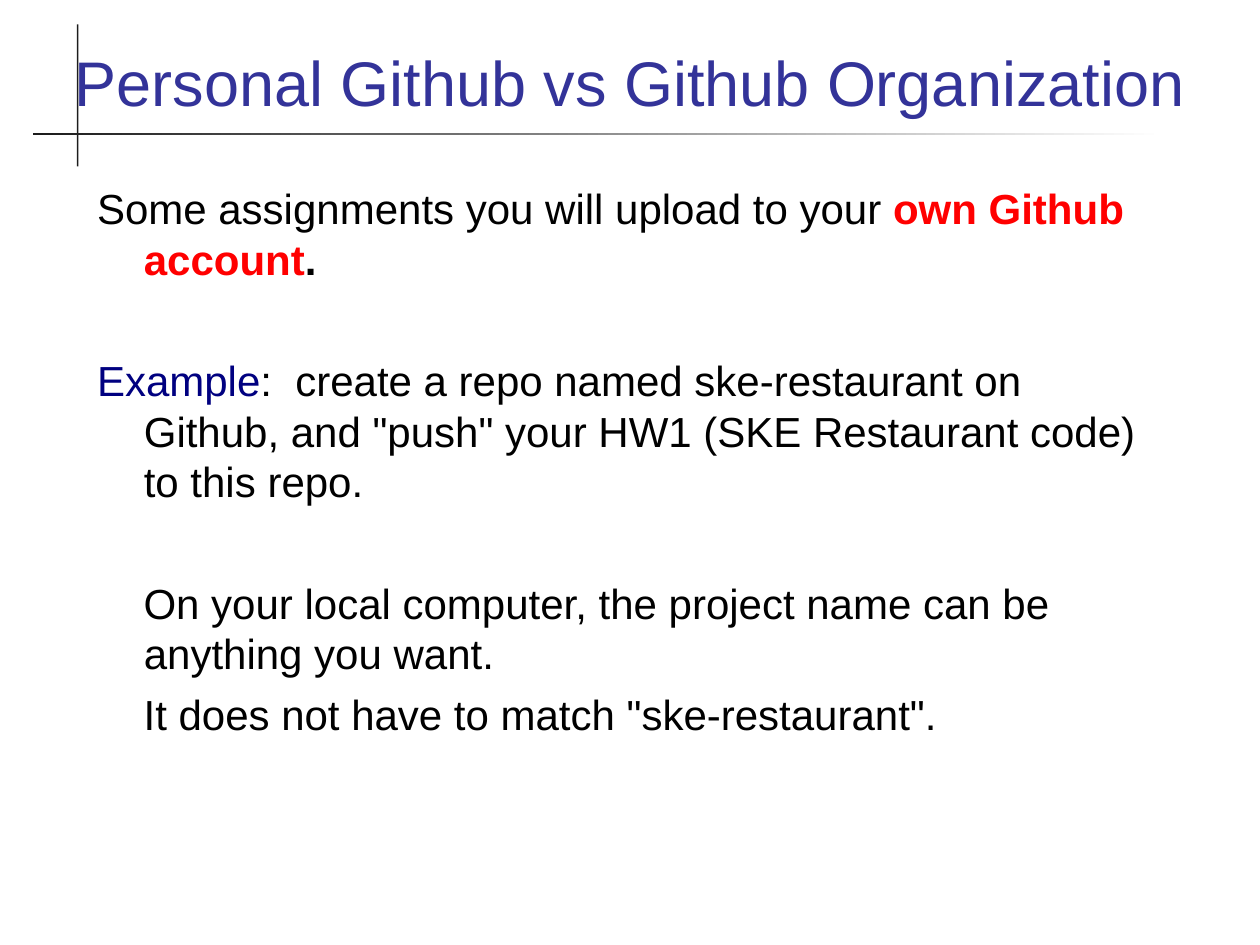
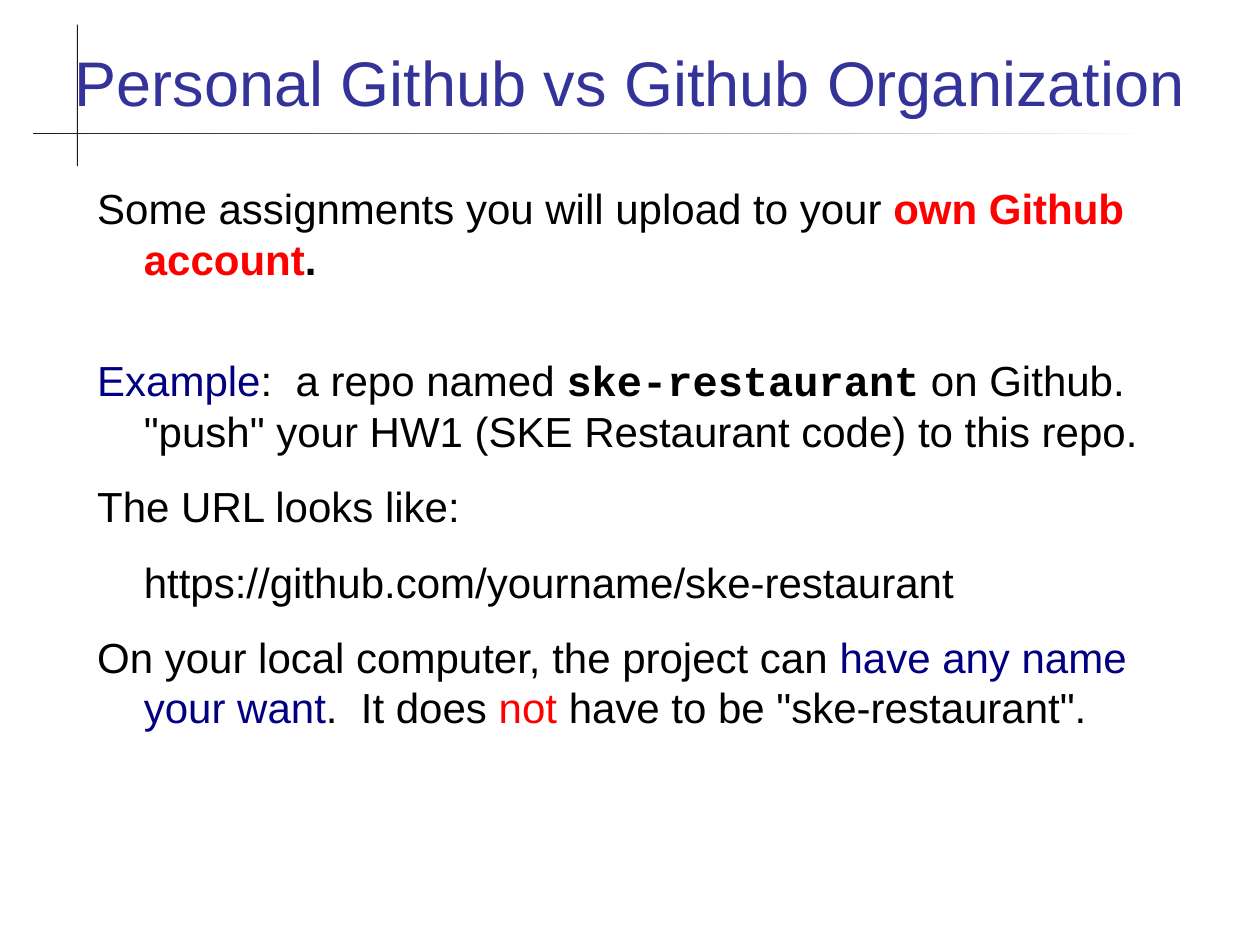
Before and after one commit to cpske/programming1, a slide deck: slide 8 of git/Github-Organization.ppt (slide 11 before the commit). Drawn at 1260x945 pixels with LibreOffice and Linux fonts; fonts in the diff are those of the drawing. Boxes give left, top, right and bottom in pixels: in the first picture for what was removed or moved away, otherwise in the second. Text is boxed around its words. In the diff, an @@ line names an element or a change of style, - is before the commit and + after.

```diff
--- a/git/Github-Organization.ppt
+++ b/git/Github-Organization.ppt
@@ text at box(97, 365, 1138, 732): text changed @@
-Example: create a repo named ske-restaurant on Github, and "push" your HW1 (SKE Restaurant code) to this repo.
-On your local computer, the project name can be anything you want.
-It does not have to match "ske-restaurant".
+Example: a repo named ske-restaurant on Github. "push" your HW1 (SKE Restaurant code) to this repo.
+The URL looks like:
+https://github.com/yourname/ske-restaurant
+On your local computer, the project can have any name your want. It does not have to be "ske-restaurant".
```
Also in this commit, not shown: 5 other slides changed, 2 slides removed, 8 other files.
